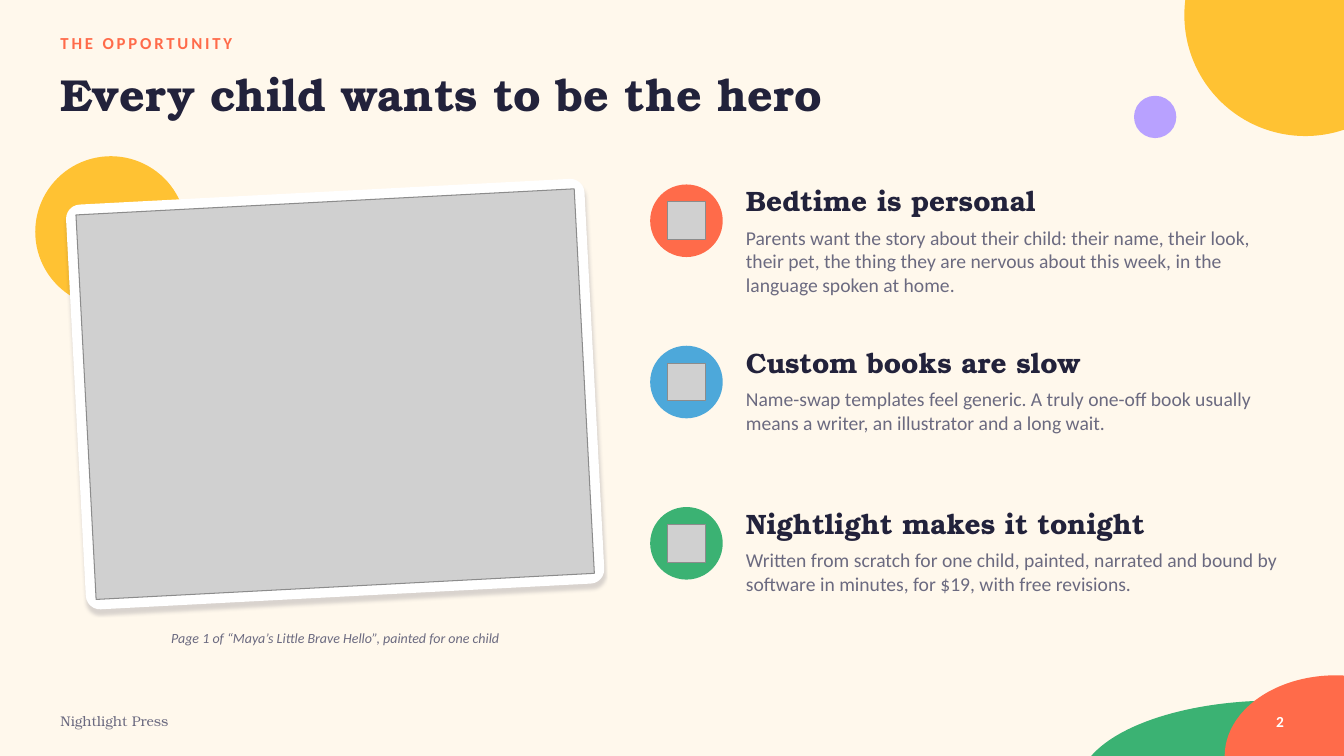
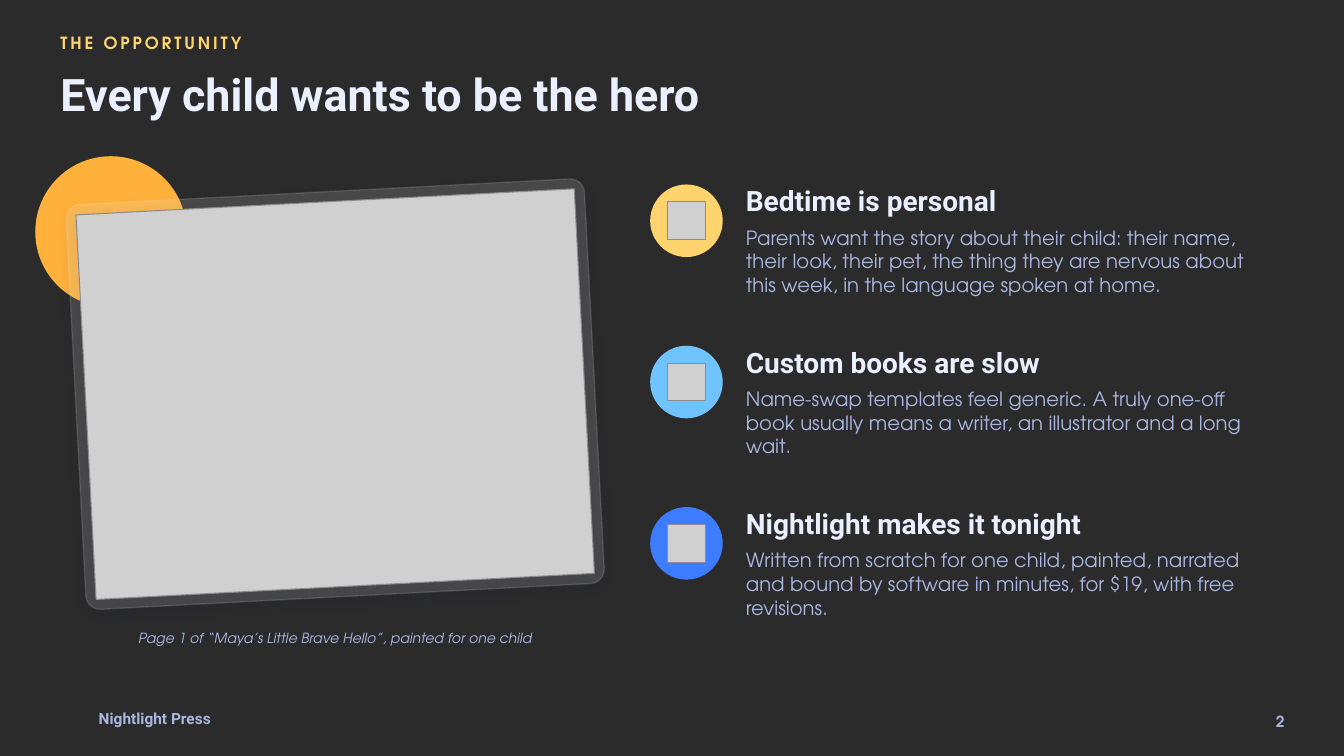
Before and after one commit to vnmoorthy/nightlight-press, a slide deck: slide 2 of deck/Nightlight.pptx. Drawn at 1344x756 pixels with LibreOffice and Linux fonts; fonts in the diff are those of the drawing; grey boxes stand for pictures; background and template pictures are left out; a plain dark background stands for a picture behind light text. Boxes give left, top, right and bottom in pixels: in the first picture for what was removed or moved away, otherwise in the second. Text is boxed around its words. In the diff, an @@ line names an element or a change of style, - is before the commit and + after.

Commit message:
Deck rebuilt on the Magic Hour theme with the final screens

```diff
--- a/deck/Nightlight.pptx
+++ b/deck/Nightlight.pptx
@@ background #FFF8EC to picture (left out) @@
@@ ellipse removed at bbox=[1185, 0, 1344, 136] @@
@@ text "THE OPPORTUNITY" at bbox=[60, 36, 242, 49]: font Calibri to TeX Gyre Adventor, text colour #FF6B4A to #FFD36E @@
@@ ellipse removed at bbox=[1134, 96, 1177, 138] @@
@@ ellipse at bbox=[35, 156, 187, 308]: fill #FFC233 to #FFB13B @@
@@ rounded rectangle at bbox=[65, 178, 605, 610]: fill #FFFFFF to #FFFFFF at 14% opacity; outline none to #FFFFFF 1 pt; shadow changed @@
@@ ellipse at bbox=[650, 185, 723, 257]: fill #FF6B4A to #FFD36E @@
@@ ellipse at bbox=[650, 346, 723, 418]: fill #4DA8DA to #6FC3FF @@
@@ ellipse at bbox=[650, 507, 723, 580]: fill #3BB273 to #3D7BFF @@
@@ font TeX Gyre Bonum to Roboto, text colour #22223B to #EAF0FF in 4 elements at bbox=[60, 77, 699, 121], bbox=[746, 190, 997, 217], bbox=[746, 352, 1039, 374], bbox=[746, 513, 1081, 540] @@
@@ font Calibri to TeX Gyre Adventor, text colour #6B6A80 to #A9B6E0 in 4 elements at bbox=[138, 632, 532, 646], bbox=[746, 230, 1243, 296], bbox=[746, 391, 1241, 454], bbox=[746, 552, 1239, 615] @@
@@ ellipse removed at bbox=[1225, 676, 1344, 756] @@
@@ text "Nightlight Press": place and size @@
-text "Nightlight Press" at bbox=[60, 716, 169, 730]
+text "Nightlight Press" at bbox=[99, 712, 211, 727]
@@ text "Nightlight Press" at bbox=[99, 712, 211, 727]: size 10 to 11 pt, font TeX Gyre Bonum to Roboto, text colour #6B6A80 to #A9B6E0, bold on @@
@@ ellipse removed at bbox=[1079, 701, 1344, 756] @@
@@ page number at bbox=[1276, 715, 1285, 727]: font Calibri to TeX Gyre Adventor, text colour #FFFFFF to #A9B6E0 @@
```
Also in this commit, not shown: 9 other slides changed, 1 other file.
